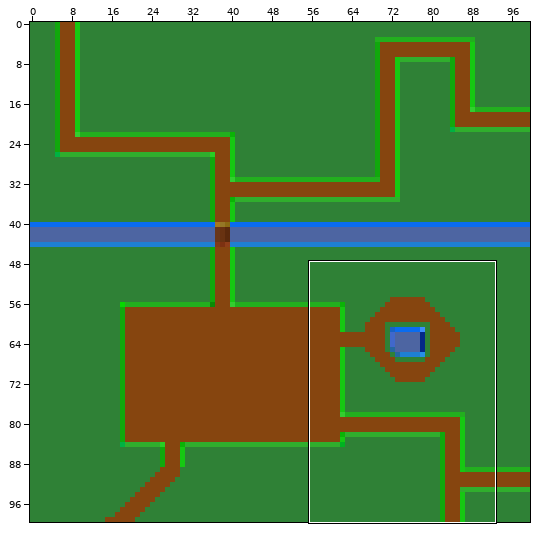
Two states of a sprite sheet, src/assets/images/villages/map.png. The first picture is a wide view before the edit; the outline marks the close-up.
Close-up. Before the edit:
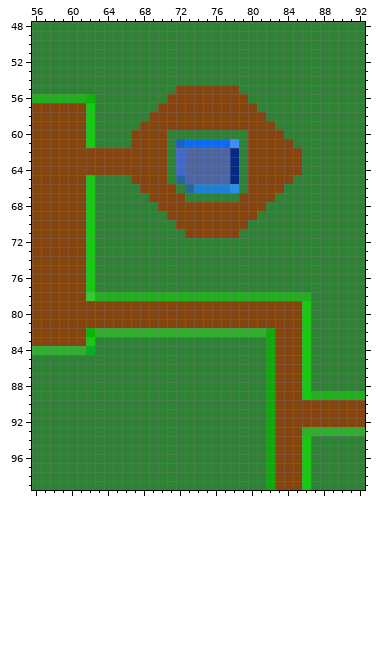
The file is 100x100 pixels. Colours within 5 levels of each other are drawn and written as one. Shown: x 56..92, y 48..99. The commit also changed other parts of the picture, which this record leaves out.
The result:
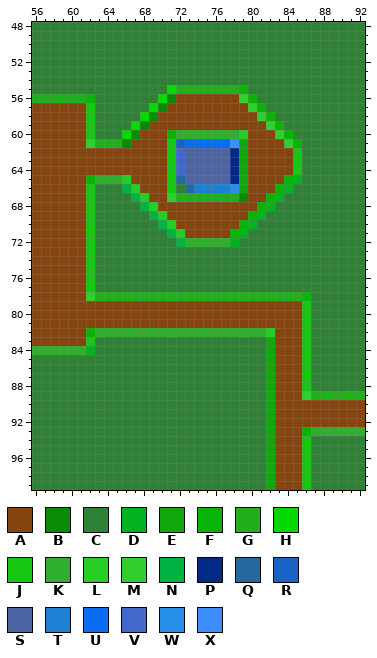
Palette (. is transparent): A #86450f  B #0a8a06  C #2f8136  D #00b221  E #11a80d  F #0ab406  G #22af1e  H #05d900  J #16c812  K #30ae2d  L #28cd24  M #33cd2f  N #00b243  P #042987  Q #2568a0  R #1962c5  S #4d65a2  T #1e80d3  U #0a6cf0  V #4168cb  W #268fe7  X #3d8efd
What changed:
{"y":55,"x":71,"old":"CAAAAAAAC","new":"HGGGGGGGF"}
{"y":56,"x":70,"old":"CA","new":"HB"}
{"y":56,"x":79,"old":"AC","new":"MF"}
{"y":57,"x":69,"old":"CA","new":"HB"}
{"y":57,"x":80,"old":"AC","new":"MF"}
{"y":58,"x":68,"old":"CA","new":"HB"}
{"y":58,"x":81,"old":"AC","new":"MF"}
{"y":59,"x":67,"old":"CA","new":"HB"}
{"y":59,"x":82,"old":"AC","new":"MF"}
{"y":60,"x":66,"old":"CA","new":"HB"}
{"y":60,"x":71,"old":"CCCCCCCCC","new":"FKKKKKKKL"}
{"y":60,"x":83,"old":"AC","new":"MF"}
{"y":61,"x":62,"old":"JCCCC","new":"MGGGB"}
{"y":61,"x":71,"old":"C","new":"J"}
{"y":61,"x":79,"old":"C","new":"E"}
{"y":61,"x":84,"old":"AC","new":"MF"}
{"y":62,"x":71,"old":"C","new":"J"}
{"y":62,"x":79,"old":"C","new":"E"}
{"y":62,"x":85,"old":"A","new":"J"}
{"y":63,"x":71,"old":"C","new":"J"}
{"y":63,"x":79,"old":"C","new":"E"}
{"y":63,"x":85,"old":"A","new":"J"}
{"y":64,"x":71,"old":"C","new":"J"}
{"y":64,"x":79,"old":"C","new":"E"}
{"y":64,"x":85,"old":"A","new":"J"}
{"y":65,"x":62,"old":"JCCCC","new":"FKKKL"}
{"y":65,"x":71,"old":"C","new":"J"}
{"y":65,"x":79,"old":"C","new":"E"}
{"y":65,"x":84,"old":"AC","new":"FD"}
{"y":66,"x":66,"old":"CC","new":"NL"}
{"y":66,"x":71,"old":"A","new":"J"}
{"y":66,"x":79,"old":"C","new":"E"}
{"y":66,"x":83,"old":"AC","new":"FD"}
{"y":67,"x":67,"old":"CC","new":"NL"}
{"y":67,"x":71,"old":"AACCCCCCA","new":"MGGGGGGGB"}
{"y":67,"x":82,"old":"AC","new":"FD"}
{"y":68,"x":68,"old":"CC","new":"NL"}
{"y":68,"x":81,"old":"AC","new":"FD"}
{"y":69,"x":69,"old":"CC","new":"NL"}
{"y":69,"x":80,"old":"AC","new":"FD"}
{"y":70,"x":70,"old":"CC","new":"NL"}
{"y":70,"x":79,"old":"AC","new":"FD"}
{"y":71,"x":71,"old":"CC","new":"NL"}
{"y":71,"x":78,"old":"AC","new":"FD"}
{"y":72,"x":72,"old":"CCCCCCC","new":"NKKKKKD"}
{"y":78,"x":86,"old":"G","new":"F"}
{"y":82,"x":82,"old":"E","new":"L"}
{"y":89,"x":86,"old":"J","new":"M"}
{"y":93,"x":86,"old":"K","new":"F"}
